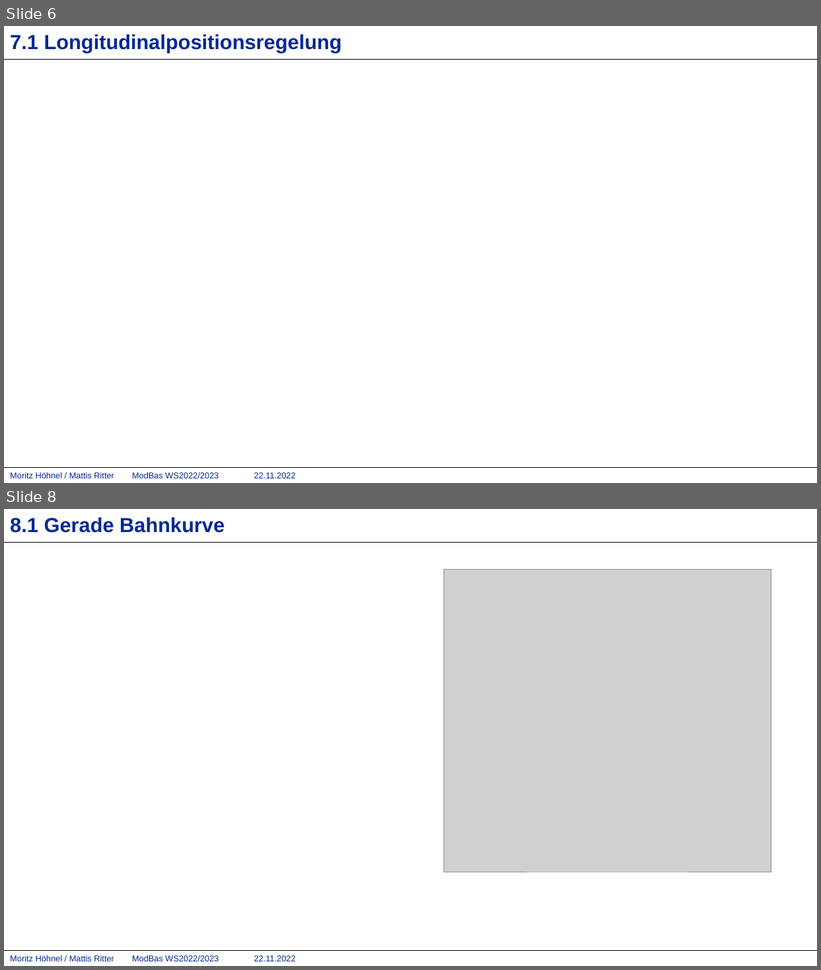
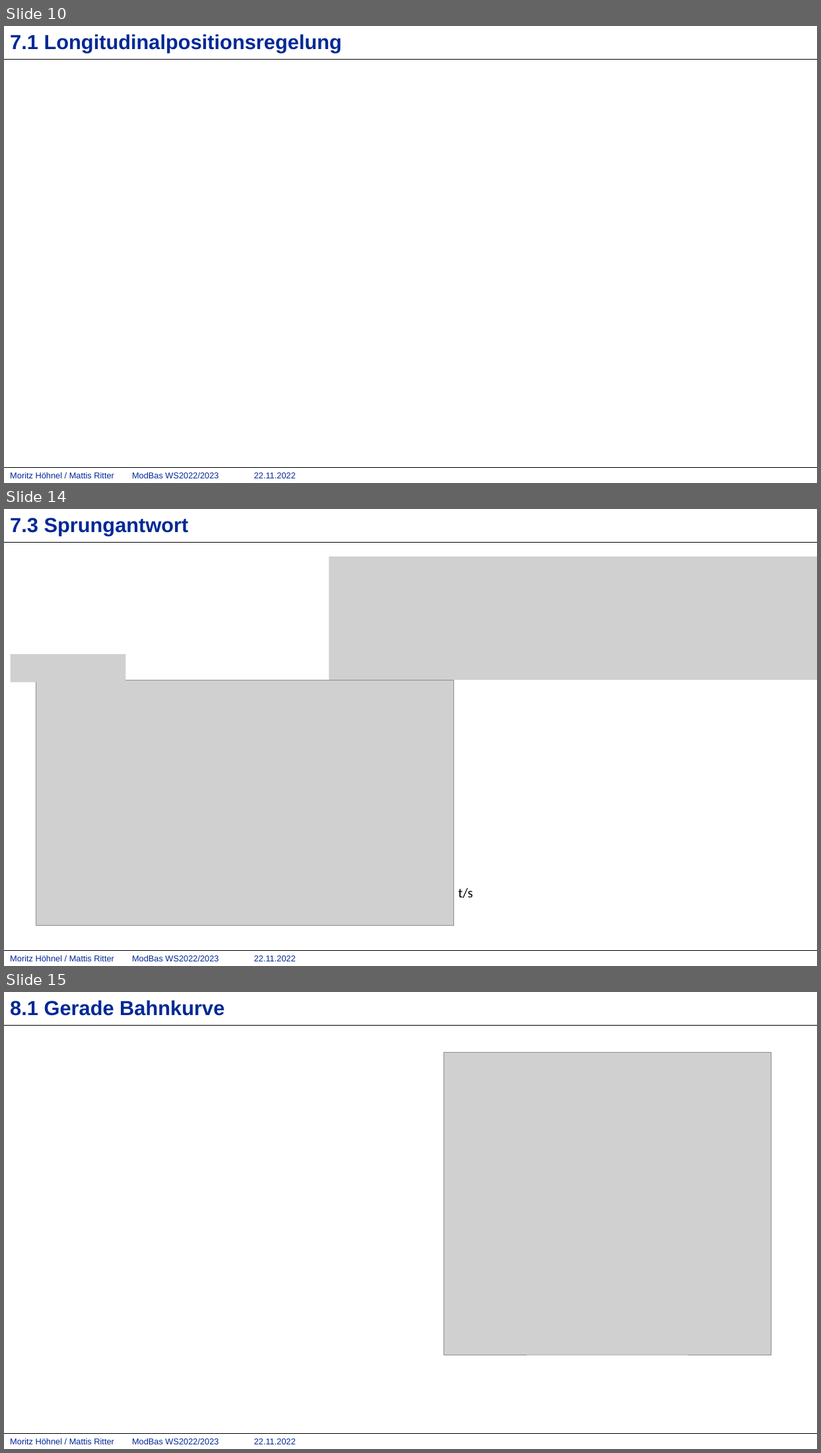
Before and after one commit to mattisritter/VerteilteSysteme, a slide deck: Modbas/Doku/ModBas.pptx. Shown one above the other, each under a label of ours: slides 6 and 8 before the commit, slides 10, 14 and 15 after it; the slides between them are not shown. The pictures are 821x970 and 821x1453 pixels, drawn with LibreOffice and Linux fonts; fonts in the diff are those of the drawing; grey boxes stand for pictures; background and template pictures are left out. Boxes give left, top, right and bottom in pixels: in the first picture for what was removed or moved away, otherwise in the second. Text is boxed around its words. In the diff, an @@ line names an element or a change of style, - is before the commit and + after.

```diff
--- a/Modbas/Doku/ModBas.pptx
+++ b/Modbas/Doku/ModBas.pptx
@@ slide 14 added at (4,509,817,966), background #FFFFFF; not listed: 3 template elements that a slide beside it also shows @@
@@ title added at (10,518,189,535), 24 pt, text #002896, bold @@
+7.3 Sprungantwort
@@ picture added at (329,557,817,680) @@
@@ picture added at (10,654,125,682) @@
@@ picture added at (36,681,453,926) @@
@@ text added at (458,888,473,898), 16 pt, text #000000 @@
+t/s
@@ what was slide 6 is now slide 10 @@
@@ what was slide 8 is now slide 15 @@
```
Also in this commit, not shown: 3 slides changed, 6 other slides added.
